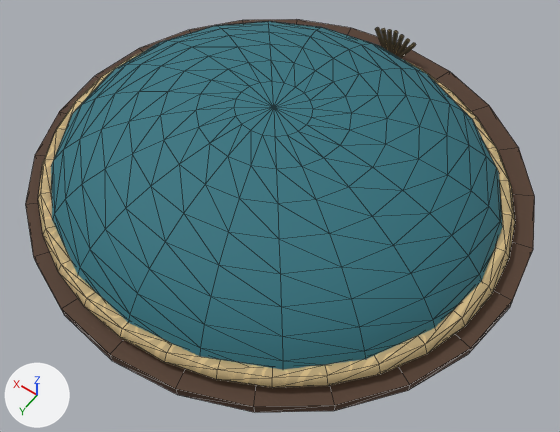
A saved change to the glTF model src/assets/models/wardrobe/classes/modular/traje_explorador_marea_head.glb.
Before and after are seen from a camera (50 mm lens) standing at (-0.67, 0.901, 3.321) and looking at (-0.065, 0.054, 1.989). Lighting does not change. The marker at lower left points along +X, +Y and +Z. The picture after the commit comes second. Mesh edges are drawn as thin lines. Vertices at exactly the same position are counted once.

In view in the first picture: 'suit-head'.
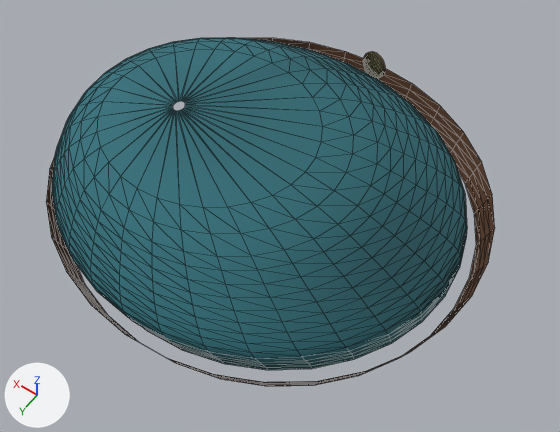
What differs and where, as boxes (x1, y1, x2, y2) in the pictures (560 x 432 px):
'suit-head', reshaped (12% narrower, 11% shorter): before (25, 19, 535, 412); after (46, 38, 495, 386)
part 1 of me_suit_head, added: after (363, 52, 385, 79)
part 2 of me_suit_head, rebuilt (8% narrower): before (51, 21, 502, 370); after (52, 38, 467, 370)
part 3 of me_suit_head, rebuilt: before (38, 50, 515, 388); after (46, 38, 495, 386)
part 4 of me_suit_head, deleted: before (25, 19, 535, 412)

What changed in the scene script:
```text
Add img_plate_painted_atlas:
    img_plate_painted_atlas = load_image('plate painted atlas', '_unpacked/plate_painted_atlas', 512, 512, 'sRGB')
Add img_plate_seams_and_folds:
    img_plate_seams_and_folds = load_image('plate seams and folds', '_unpacked/plate_seams_and_folds', 256, 256, 'Non-Color')
Add img_plate_surface:
    img_plate_surface = load_image('plate surface', '_unpacked/plate_surface', 128, 128, 'Non-Color')
Add img_leather_painted_atlas:
    img_leather_painted_atlas = load_image('leather painted atlas', '_unpacked/leather_painted_atlas', 512, 512, 'sRGB')
Add img_leather_surface:
    img_leather_surface = load_image('leather surface', '_unpacked/leather_surface', 128, 128, 'Non-Color')
Add img_leather_seams_and_folds:
    img_leather_seams_and_folds = load_image('leather seams and folds', '_unpacked/leather_seams_and_folds', 256, 256, 'Non-Color')
Add img_tunic_painted_atlas:
    img_tunic_painted_atlas = load_image('tunic painted atlas', '_unpacked/tunic_painted_atlas', 512, 512, 'sRGB')
Add img_tunic_seams_and_folds:
    img_tunic_seams_and_folds = load_image('tunic seams and folds', '_unpacked/tunic_seams_and_folds', 256, 256, 'Non-Color')
Add img_tunic_surface:
    img_tunic_surface = load_image('tunic surface', '_unpacked/tunic_surface', 128, 128, 'Non-Color')
Change mat_tunic:
    remove # nodes: BsdfPrincipled, Mix, OutputMaterial, TexImage
    nodes: BsdfPrincipled, Math, Mix, NormalMap, OutputMaterial, SeparateColor, TexImage x3
    remove # uses the picture img_tunic_weave
    uses the picture img_tunic_painted_atlas
    uses the picture img_tunic_seams_and_folds
    uses the picture img_tunic_surface
Change mat_leather:
    remove # nodes: BsdfPrincipled, Mix, OutputMaterial, TexImage
    remove # colours: brown #604533
    remove # uses the picture img_leather_weave
    nodes: BsdfPrincipled, Math, Mix, NormalMap, OutputMaterial, SeparateColor, TexImage x3
    colours: brown #754d33
    uses the picture img_leather_painted_atlas
    uses the picture img_leather_seams_and_folds
    uses the picture img_leather_surface
Change mat_brass:
    remove # nodes: BsdfPrincipled, Mix, OutputMaterial, TexImage
    nodes: BsdfPrincipled, Math, Mix, NormalMap, OutputMaterial, SeparateColor, TexImage x3
    remove # uses the picture img_plate_weave
    uses the picture img_plate_painted_atlas
    uses the picture img_plate_seams_and_folds
    uses the picture img_plate_surface
Change me_suit_head:
    used by ob_suit_head; location = (0.0, 0.0, 0.0)
    remove me_suit_head.from_pydata(...)  # 575 vertices, 1092 faces; spans x -0.57..0.57, y -0.588..0.518, z 1.952..2.225
    add me_suit_head.from_pydata(...)  # 850 vertices, 1568 faces; spans x -0.499..0.499, y -0.473..0.473, z 1.925..2.18
    me_suit_head part 1: a new loose piece, a UV sphere (16 segments, 10 rings, poles along z) spanning x -0.032..0.032, y -0.446..-0.428, z 1.995..2.075, in mat_brass
    me_suit_head part 2: the loose piece of 201 vertices spanning x -0.52..0.52, y -0.504..0.474, z 1.975..2.225 is rebuilt with 544 vertices and now spans x -0.448..0.485, y -0.424..0.441, z 1.95..2.18
    me_suit_head part 3: the loose piece of 192 vertices spanning x -0.532..0.532, y -0.515..0.485, z 1.996..2.034 is rebuilt with 160 vertices and now spans x -0.499..0.499, y -0.473..0.473, z 1.925..2.025, in mat_leather
    me_suit_head part 4: 9 loose pieces with 182 vertices, spanning x -0.57..0.57, y -0.588..0.518, z 1.952..2.075, are deleted
    remove me_suit_head.materials.append(mat_tunictrim)
    remove me_suit_head.materials.append(mat_gem)  # cyan #bce5de
```
